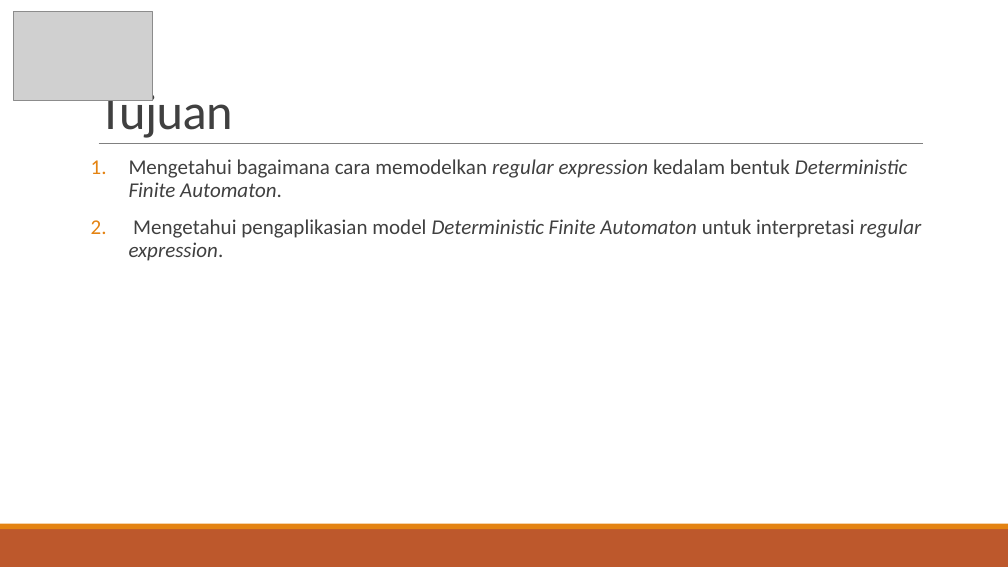
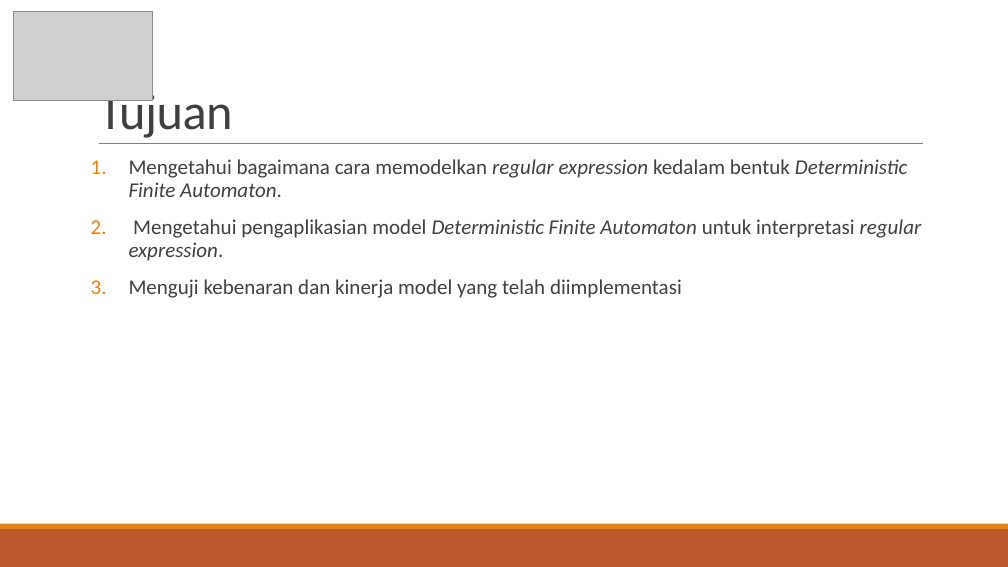
Before and after one commit to ryusan/TA-CTSTRING, a slide deck: slide 8 of 5111100079 Presentasi.pptx. Drawn at 1008x567 pixels with LibreOffice and Linux fonts; fonts in the diff are those of the drawing; grey boxes stand for pictures. Boxes give left, top, right and bottom in pixels: in the first picture for what was removed or moved away, otherwise in the second. Text is boxed around its words. In the diff, an @@ line names an element or a change of style, - is before the commit and + after.

```diff
--- a/5111100079 Presentasi.pptx
+++ b/5111100079 Presentasi.pptx
@@ text at <box>129,279,682,298</box>: paragraph added @@
+3. Menguji kebenaran dan kinerja model yang telah diimplementasi
```
Also in this commit, not shown: 43 other slides changed, 3 slides added, 2 slides removed, 51 other files.
